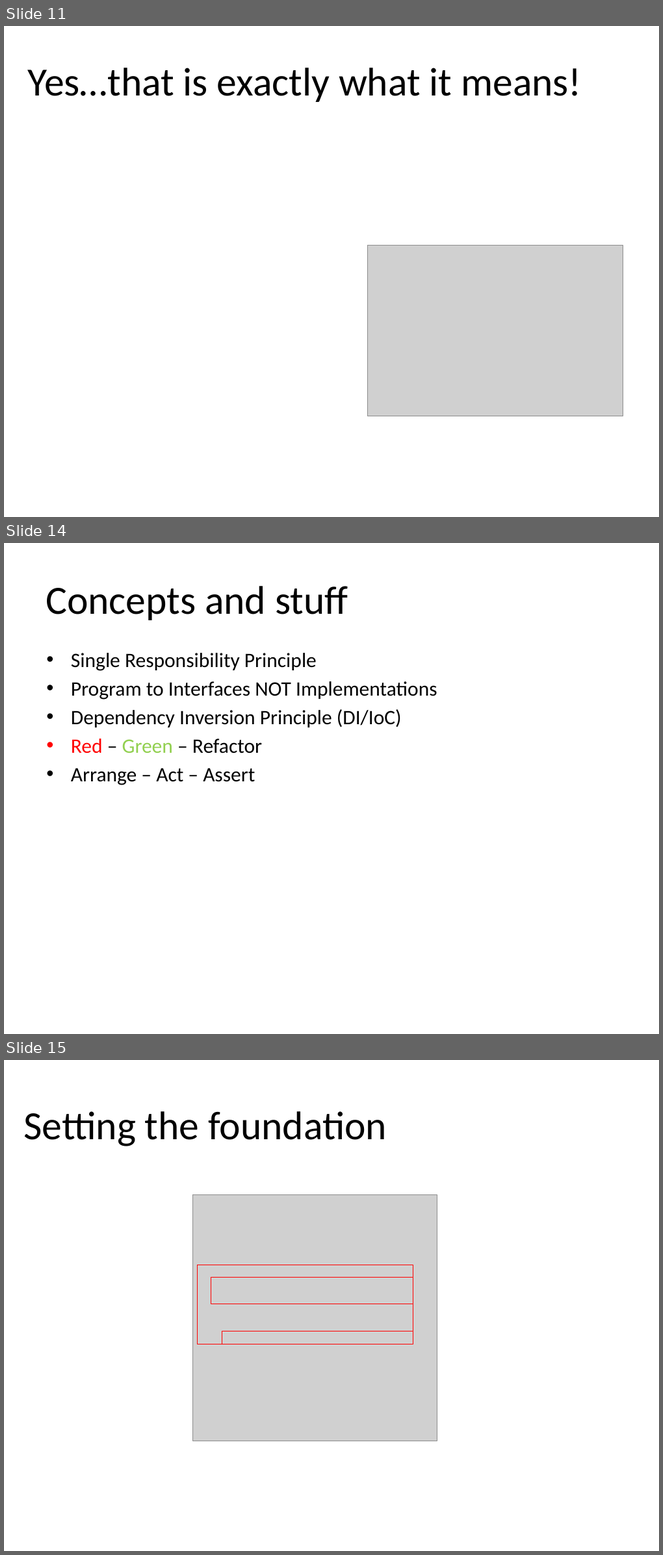
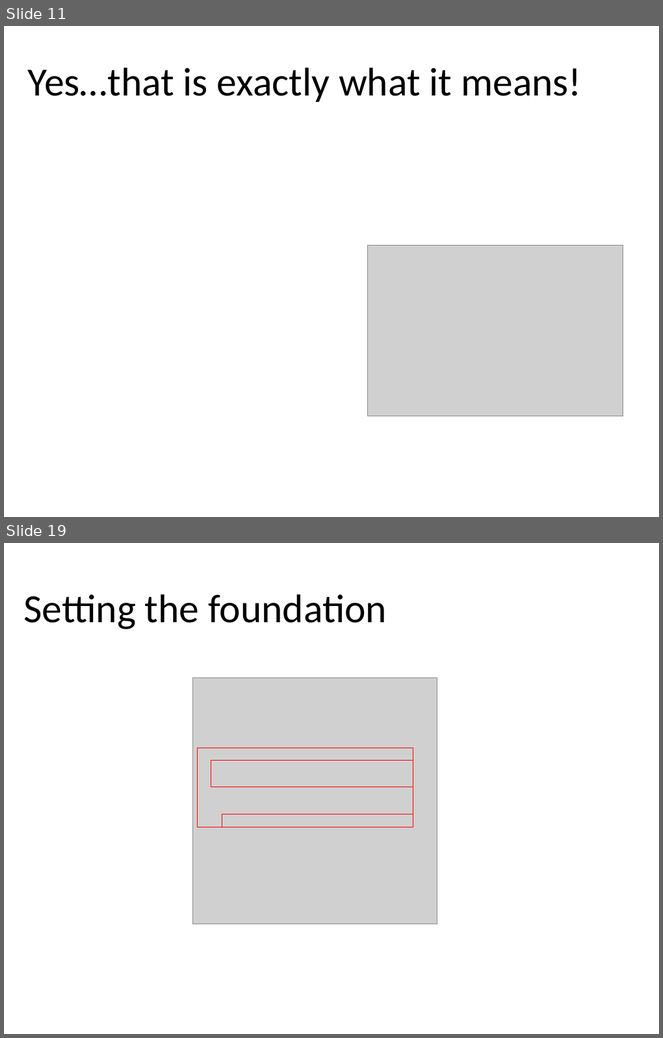
Before and after one commit to kburnell/TestDrivingASP.NETMVC, a slide deck: TestDrivingASP.NETMVC.pptx. Shown one above the other, each under a label of ours: slides 11, 14 and 15 before the commit, slides 11 and 19 after it; the slides between them are not shown. The pictures are 663x1555 and 663x1038 pixels, drawn with LibreOffice and Linux fonts; fonts in the diff are those of the drawing; grey boxes stand for pictures; background and template pictures are left out. Boxes give left, top, right and bottom in pixels: in the first picture for what was removed or moved away, otherwise in the second. Text is boxed around its words. In the diff, an @@ line names an element or a change of style, - is before the commit and + after.

```diff
--- a/TestDrivingASP.NETMVC.pptx
+++ b/TestDrivingASP.NETMVC.pptx
@@ slide 14 removed at <box>4,543,659,1034</box>, background #FFFFFF @@
@@ title removed at <box>46,586,348,620</box> @@
-Concepts and stuff
@@ text removed at <box>71,653,438,785</box> @@
-• Single Responsibility Principle
-• Program to Interfaces NOT Implementations
-• Dependency Inversion Principle (DI/IoC)
-• Red – Green – Refactor
-• Arrange – Act – Assert
@@ what was slide 15 is now slide 19 @@
```
Also in this commit, not shown: 5 slides changed, 7 slides added, 1 other file.
